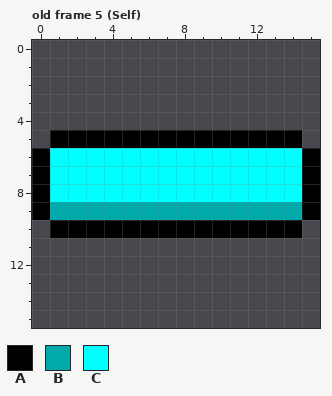
Pixel-art file: ase/PU.ase. Above is the file before it was changed.
16x16 pixels, 72 frames. Shown: old frame 5 (Self). The commit also changed other frames, which this record leaves out.
Palette (. is transparent): A #000000  B #00aaaa  C #00ffff
After:
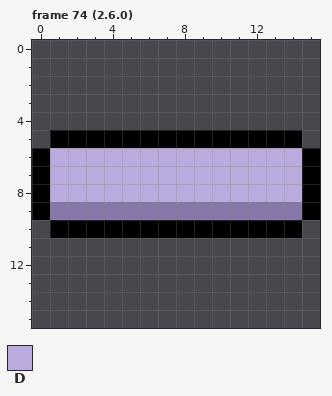
Colours new in this view: D #bbaadd
A new or re-ordered frame is compared with the old frame closest to it.
Change:
frames 72 -> 76
colour B: #00aaaa -> #8877aa
Changed rows in their new state; - is a pixel that keeps its letter.
Frame 74 (2.6.0) is new; against old frame 5 (Self), layer "PU":
first column x 1:
 6 DDDDDDDDDDDDDD
 7 DDDDDDDDDDDDDD
 8 DDDDDDDDDDDDDD
